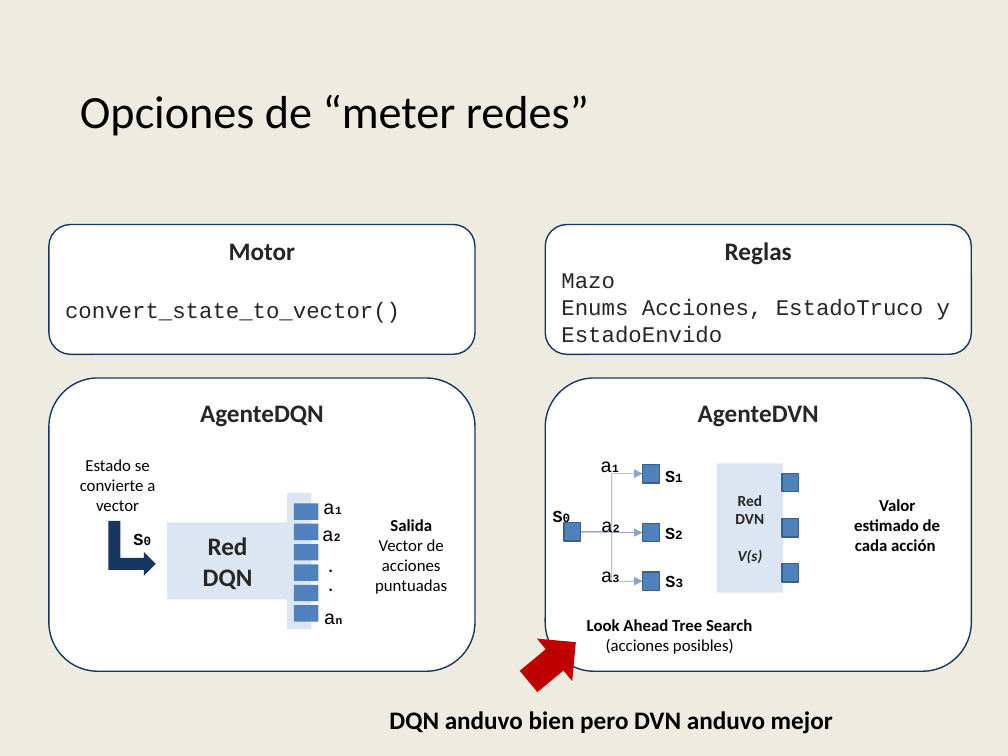
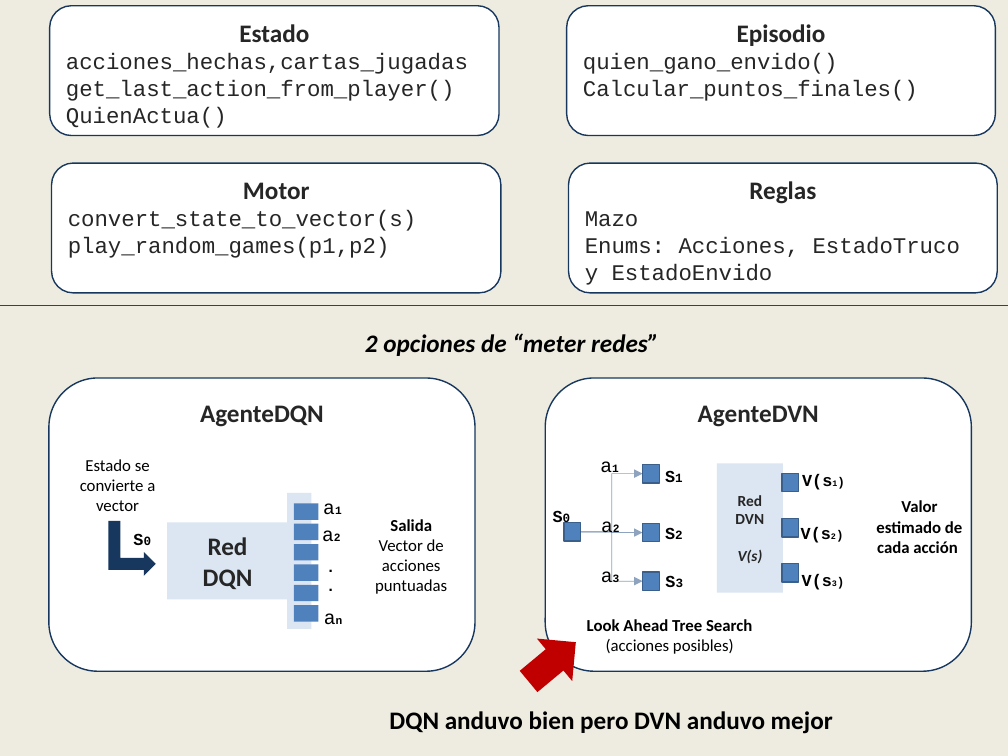
Before and after one commit to AbrojoROU/Truco_DQN, a slide deck: slide 8 of Proyecto IA Digital House v4.pptx (slide 7 before the commit). Drawn at 1008x756 pixels with LibreOffice and Linux fonts; fonts in the diff are those of the drawing; background and template pictures are left out. Boxes give left, top, right and bottom in pixels: in the first picture for what was removed or moved away, otherwise in the second. Text is boxed around its words. In the diff, an @@ line names an element or a change of style, - is before the commit and + after.

```diff
--- a/Proyecto IA Digital House v4.pptx
+++ b/Proyecto IA Digital House v4.pptx
@@ rounded rectangle added at [49,6,499,136], fill #FFFFFF, outline #17375E 1 pt, 16 pt, text #262626 @@
+Estado
+acciones_hechas,cartas_jugadas
+get_last_action_from_player()
+QuienActua()
@@ rounded rectangle added at [566,6,995,136], fill #FFFFFF, outline #17375E 1 pt, 16 pt, text #262626 @@
+Episodio
+quien_gano_envido()
+Calcular_puntos_finales()
@@ rounded rectangle "Motor": place and size @@
-rounded rectangle "Motor" at [48,225,475,355]
+rounded rectangle "Motor" at [51,163,501,293]
@@ rounded rectangle "Reglas": place and size @@
-rounded rectangle "Reglas" at [545,225,972,355]
+rounded rectangle "Reglas" at [569,163,997,293]
@@ text in rounded rectangle at [68,210,416,258]: text changed @@
-convert_state_to_vector()
+convert_state_to_vector(s)
+play_random_games(p1,p2)
@@ text in rounded rectangle at [585,237,960,285]: text changed @@
-Enums Acciones, EstadoTruco y EstadoEnvido
+Enums: Acciones, EstadoTruco y EstadoEnvido
@@ line added from (0, 305) to (1008, 305), #404040 0.5 pt @@
@@ text "2 opciones de “meter redes”" at [365,333,659,356]: vertical alignment middle to top @@
@@ text at [365,333,659,356]: text changed; size 33 to 18 pt; bold on; italic on @@
-Opciones de “meter redes”
+2 opciones de “meter redes”
@@ text added at [802,474,832,490], 12 pt, text #000000, bold @@
+V(s1)
@@ text "Valor estimado de cada acción": place and size @@
-text "Valor estimado de cada acción" at [854,499,940,551]
+text "Valor estimado de cada acción" at [876,500,962,553]
@@ text added at [801,527,831,543], 12 pt, text #000000, bold @@
+V(s2)
@@ text added at [802,574,832,590], 12 pt, text #000000, bold @@
+V(s3)
```
Also in this commit, not shown: 6 other slides changed, 9 slides added, 3 slides removed.
